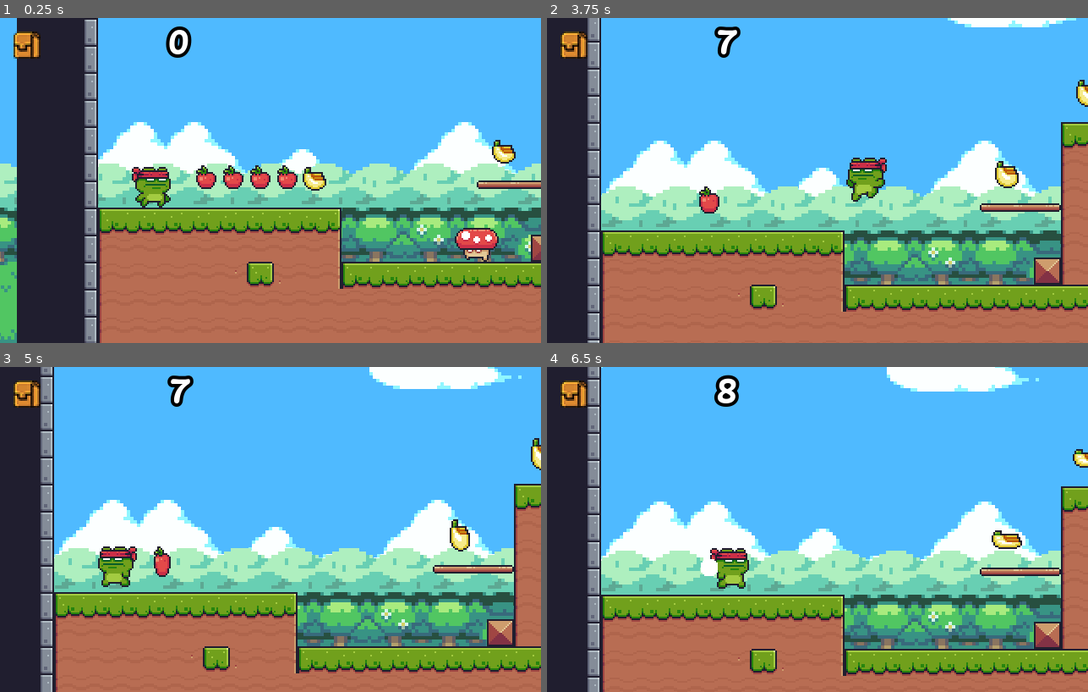
Above: before the commit, frames 1-4 (two rows, left to right).
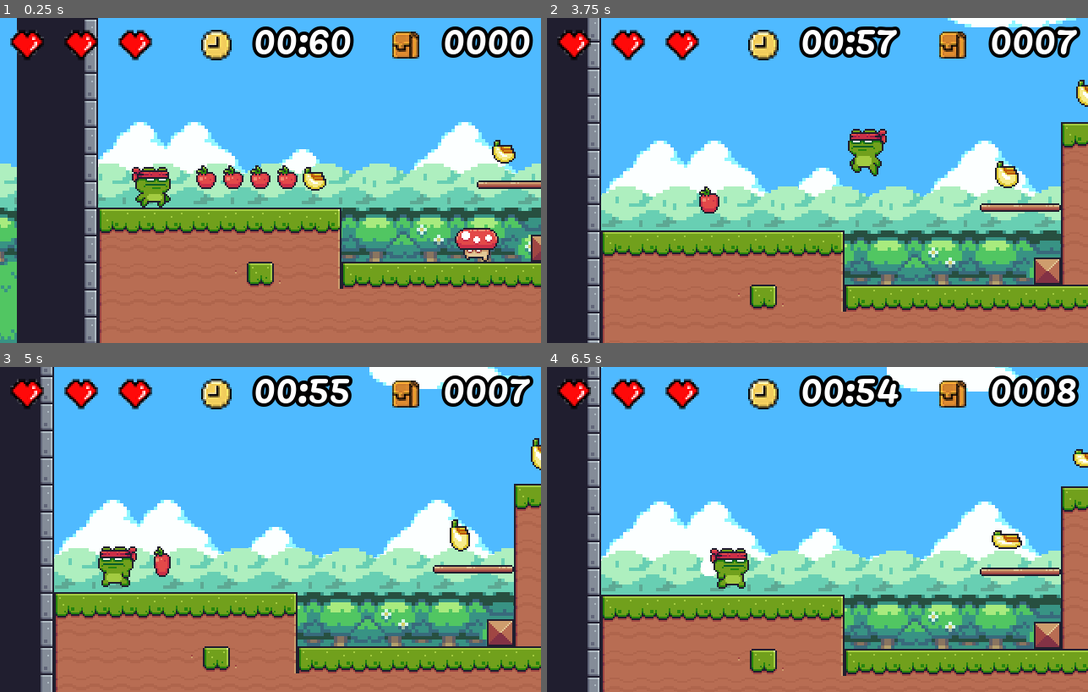
Above: after the commit, the same moments.

Repository: gs-coelho/jogo-de-plataforma-godot
Game: Godot game, scene res://Levels/Level_01.tscn
Same seed, same stepped clock (60 frames per second), same inputs: the game is played once before the commit and once after it.
Inputs:
- Up to frame 1 (0.25 s): no input
- Up to frame 2 (3.75 s): hold Right (move_right) 0.53-1.28 s; hold Space (jump) 0.53-1.28 s; hold Left (move_left) 1.28-2.03 s; tap Space (jump) at 1.35, 1.52, 1.82, 2.85, 3.02, 3.32 s; hold Space (jump) 2.03-2.78 s; hold Right (move_right) 2.03-3.53 s; hold Left (move_left) from 3.53 s (still down); hold Space (jump) from 3.53 s (still down)
- Up to frame 3 (5 s): keep holding Left (move_left); release Space (jump) at 4.28 s; tap Space (jump) at 4.35, 4.52, 4.82 s
- Up to frame 4 (6.5 s): hold Space (jump) 5.03-5.78 s; release Left (move_left) at 5.78 s; hold Right (move_right) from 5.78 s (still down); tap Space (jump) at 5.85, 6.02, 6.32 s

The runs differ from the first frame. In frame 1, 5.5% of the frame differs, in the area x 1-99%, y 2-14%; in frame 2, 6.6%, in the area x 1-99%, y 2-57%; in frame 3, 5.3%; in frame 4, 5.5%.

Commit message:
Criando mostrando as vidas e o tempo no HUD
Para isso foram utilizados conceitos já aprendidos, como a utilização do Timer, mas também conceitos novos, como a criação de um signal.

Diff:
--- a/Levels/Level_01.tscn
+++ b/Levels/Level_01.tscn
@@ -14,6 +14,7 @@
 [ext_resource path="res://Prefabs/FallingPlatform.tscn" type="PackedScene" id=12]
 [ext_resource path="res://Prefabs/MovingPlatform.tscn" type="PackedScene" id=13]
 [ext_resource path="res://Scripts/Reset_Level.gd" type="Script" id=14]
+[ext_resource path="res://Prefabs/HUD.tscn" type="PackedScene" id=15]
 
 [sub_resource type="ConvexPolygonShape2D" id=4]
 points = PoolVector2Array( 0, 0, 16, 0, 16, 16, 0, 16 )
@@ -997,11 +998,102 @@
 format = 1
 tile_data = PoolIntArray( -393219, 17, 0, -393218, 17, 0, -393217, 17, 0, -327683, 17, 0, -327682, 17, 0, -327681, 17,  …(7330 unchanged characters)…
 
+[node name="fruits" type="Node2D" parent="."]
+
+[node name="apple" parent="fruits" instance=ExtResource( 9 )]
+position = Vector2( 64, 128 )
+
+[node name="apple2" parent="fruits" instance=ExtResource( 9 )]
+position = Vector2( 80, 128 )
+
+[node name="apple3" parent="fruits" instance=ExtResource( 9 )]
+position = Vector2( 96, 128 )
+
+[node name="apple4" parent="fruits" instance=ExtResource( 9 )]
+position = Vector2( 112, 128 )
+
+[node name="apple5" parent="fruits" instance=ExtResource( 9 )]
+position = Vector2( 656, 208 )
+
+[node name="apple6" parent="fruits" instance=ExtResource( 9 )]
+position = Vector2( 688, 208 )
+
+[node name="apple7" parent="fruits" instance=ExtResource( 9 )]
+position = Vector2( 720, 208 )
+
+[node name="apple8" parent="fruits" instance=ExtResource( 9 )]
+position = Vector2( 752, 208 )
+
+[node name="apple9" parent="fruits" instance=ExtResource( 9 )]
+position = Vector2( 784, 208 )
+
+[node name="apple10" parent="fruits" instance=ExtResource( 9 )]
+position = Vector2( 816, 208 )
+
+[node name="banana" parent="fruits" instance=ExtResource( 10 )]
+position = Vector2( 128, 128 )
+
+[node name="banana6" parent="fruits" instance=ExtResource( 10 )]
+position = Vector2( 416, 176 )
+
+[node name="banana7" parent="fruits" instance=ExtResource( 10 )]
+position = Vector2( 464, 144 )
+
+[node name="banana8" parent="fruits" instance=ExtResource( 10 )]
+position = Vector2( 528, 128 )
+
+[node name="banana9" parent="fruits" instance=ExtResource( 10 )]
+position = Vector2( 560, 160 )
+
+[node name="banana2" parent="fruits" instance=ExtResource( 10 )]
+position = Vector2( 240, 112 )
+
+[node name="banana3" parent="fruits" instance=ExtResource( 10 )]
+position = Vector2( 240, 112 )
+
+[node name="banana4" parent="fruits" instance=ExtResource( 10 )]
+position = Vector2( 304, 64 )
+
+[node name="banana5" parent="fruits" instance=ExtResource( 10 )]
+position = Vector2( 288, 64 )
+
+[node name="FallingPlatforms" type="Node2D" parent="."]
+
+[node name="FallingPlatform" parent="FallingPlatforms" instance=ExtResource( 12 )]
+position = Vector2( 416, 192 )
+
+[node name="FallingPlatform2" parent="FallingPlatforms" instance=ExtResource( 12 )]
+position = Vector2( 528, 144 )
+
+[node name="FallingPlatform3" parent="FallingPlatforms" instance=ExtResource( 12 )]
+position = Vector2( 560, 176 )
+
+[node name="FallingPlatform4" parent="FallingPlatforms" instance=ExtResource( 12 )]
+position = Vector2( 464, 160 )
+
+[node name="MovingPlatforms" type="Node2D" parent="."]
+
+[node name="MovingPlatform" parent="MovingPlatforms" instance=ExtResource( 13 )]
+position = Vector2( 656, 192 )
+horizontal = false
+
+[node name="MovingPlatform2" parent="MovingPlatforms" instance=ExtResource( 13 )]
+position = Vector2( 704, 176 )
+
 [node name="Player" parent="." instance=ExtResource( 1 )]
 position = Vector2( 32, 128 )
 
 [node name="Mushroom" parent="." instance=ExtResource( 11 )]
+position = Vector2( 640, 224 )
+
+[node name="Mushroom2" parent="." instance=ExtResource( 11 )]
 position = Vector2( 240, 176 )
+
+[node name="Mushroom3" parent="." instance=ExtResource( 11 )]
+position = Vector2( 912, 224 )
+
+[node name="Mushroom4" parent="." instance=ExtResource( 11 )]
+position = Vector2( 768, 224 )
 
 [node name="ParallaxBackground" type="ParallaxBackground" parent="."]
 
@@ -1066,86 +1158,8 @@
 [node name="collision" type="CollisionShape2D" parent="fall-zone"]
 shape = SubResource( 46 )
 
-[node name="fruits" type="Node2D" parent="."]
-
-[node name="apple" parent="fruits" instance=ExtResource( 9 )]
-position = Vector2( 64, 128 )
-
-[node name="apple2" parent="fruits" instance=ExtResource( 9 )]
-position = Vector2( 80, 128 )
-
-[node name="apple3" parent="fruits" instance=ExtResource( 9 )]
-position = Vector2( 96, 128 )
-
-[node name="apple4" parent="fruits" instance=ExtResource( 9 )]
-position = Vector2( 112, 128 )
-
-[node name="apple5" parent="fruits" instance=ExtResource( 9 )]
-position = Vector2( 656, 208 )
-
-[node name="apple6" parent="fruits" instance=ExtResource( 9 )]
-position = Vector2( 688, 208 )
-
-[node name="apple7" parent="fruits" instance=ExtResource( 9 )]
-position = Vector2( 720, 208 )
-
-[node name="apple8" parent="fruits" instance=ExtResource( 9 )]
-position = Vector2( 752, 208 )
-
-[node name="apple9" parent="fruits" instance=ExtResource( 9 )]
-position = Vector2( 784, 208 )
-
-[node name="apple10" parent="fruits" instance=ExtResource( 9 )]
-position = Vector2( 816, 208 )
-
-[node name="banana" parent="fruits" instance=ExtResource( 10 )]
-position = Vector2( 128, 128 )
-
-[node name="banana6" parent="fruits" instance=ExtResource( 10 )]
-position = Vector2( 416, 176 )
-
-[node name="banana7" parent="fruits" instance=ExtResource( 10 )]
-position = Vector2( 464, 144 )
-
-[node name="banana8" parent="fruits" instance=ExtResource( 10 )]
-position = Vector2( 528, 128 )
-
-[node name="banana9" parent="fruits" instance=ExtResource( 10 )]
-position = Vector2( 560, 160 )
-
-[node name="banana2" parent="fruits" instance=ExtResource( 10 )]
-position = Vector2( 240, 112 )
-
-[node name="banana3" parent="fruits" instance=ExtResource( 10 )]
-position = Vector2( 240, 112 )
-
-[node name="banana4" parent="fruits" instance=ExtResource( 10 )]
-position = Vector2( 304, 64 )
-
-[node name="banana5" parent="fruits" instance=ExtResource( 10 )]
-position = Vector2( 288, 64 )
-
-[node name="FallingPlatforms" type="Node2D" parent="."]
-
-[node name="FallingPlatform" parent="FallingPlatforms" instance=ExtResource( 12 )]
-position = Vector2( 416, 192 )
-
-[node name="FallingPlatform2" parent="FallingPlatforms" instance=ExtResource( 12 )]
-position = Vector2( 528, 144 )
-
-[node name="FallingPlatform3" parent="FallingPlatforms" instance=ExtResource( 12 )]
-position = Vector2( 560, 176 )
-
-[node name="FallingPlatform4" parent="FallingPlatforms" instance=ExtResource( 12 )]
-position = Vector2( 464, 160 )
-
-[node name="MovingPlatforms" type="Node2D" parent="."]
-
-[node name="MovingPlatform" parent="MovingPlatforms" instance=ExtResource( 13 )]
-position = Vector2( 656, 192 )
-horizontal = false
-
-[node name="MovingPlatform2" parent="MovingPlatforms" instance=ExtResource( 13 )]
-position = Vector2( 704, 176 )
+[node name="HUD" parent="." instance=ExtResource( 15 )]
 
 [connection signal="body_entered" from="fall-zone" to="fall-zone" method="_on_fallzone_body_entered"]
+
+[editable path="HUD"]
--- a/Prefabs/HUD.tscn
+++ b/Prefabs/HUD.tscn
@@ -1,8 +1,12 @@
-[gd_scene load_steps=5 format=2]
+[gd_scene load_steps=9 format=2]
 
 [ext_resource path="res://Pacifico-Regular.ttf" type="DynamicFontData" id=1]
 [ext_resource path="res://Free/Items/Fruits/FruitsBag.png" type="Texture" id=2]
 [ext_resource path="res://Scripts/Score.gd" type="Script" id=3]
+[ext_resource path="res://Free/Main Characters/Ninja Frog/heart.png" type="Texture" id=4]
+[ext_resource path="res://Free/Main Characters/Ninja Frog/clock.png" type="Texture" id=5]
+[ext_resource path="res://Scripts/TimeCounter.gd" type="Script" id=6]
+[ext_resource path="res://Scripts/LifeHolder.gd" type="Script" id=7]
 
 [sub_resource type="DynamicFont" id=1]
 size = 24
@@ -13,15 +17,92 @@
 
 [node name="HUD" type="CanvasLayer"]
 
-[node name="Holder" type="Control" parent="."]
-margin_right = 40.0
-margin_bottom = 40.0
+[node name="HBoxContainer" type="HBoxContainer" parent="."]
+anchor_right = 1.0
+anchor_bottom = 1.0
+margin_bottom = -160.0
 __meta__ = {
 "_edit_use_anchors_": false
 }
 
-[node name="icon" type="TextureRect" parent="Holder"]
+[node name="Holder" type="Control" parent="HBoxContainer"]
+margin_right = 104.0
+margin_bottom = 32.0
+size_flags_horizontal = 3
+script = ExtResource( 7 )
+__meta__ = {
+"_edit_use_anchors_": false
+}
+
+[node name="lifes" type="TextureRect" parent="HBoxContainer/Holder"]
 margin_right = 32.0
+margin_bottom = 32.0
+texture = ExtResource( 4 )
+expand = true
+stretch_mode = 2
+__meta__ = {
+"_edit_use_anchors_": false
+}
+
+[node name="Holder2" type="Control" parent="HBoxContainer"]
+margin_left = 108.0
+margin_right = 212.0
+margin_bottom = 32.0
+size_flags_horizontal = 3
+script = ExtResource( 6 )
+__meta__ = {
+"_edit_use_anchors_": false
+}
+minutes = 1
+
+[node name="icon" type="TextureRect" parent="HBoxContainer/Holder2"]
+margin_left = 4.0
+margin_right = 36.0
+margin_bottom = 32.0
+texture = ExtResource( 5 )
+expand = true
+__meta__ = {
+"_edit_use_anchors_": false
+}
+
+[node name="minutes" type="Label" parent="HBoxContainer/Holder2"]
+margin_left = 36.0
+margin_right = 68.0
+margin_bottom = 33.0
+custom_fonts/font = SubResource( 1 )
+text = "00"
+align = 2
+valign = 1
+__meta__ = {
+"_edit_use_anchors_": false
+}
+
+[node name="seconds" type="Label" parent="HBoxContainer/Holder2"]
+margin_left = 68.0
+margin_right = 100.0
+margin_bottom = 33.0
+custom_fonts/font = SubResource( 1 )
+text = "00"
+valign = 1
+__meta__ = {
+"_edit_use_anchors_": false
+}
+
+[node name="Timer" type="Timer" parent="HBoxContainer/Holder2"]
+autostart = true
+
+[node name="Holder3" type="Control" parent="HBoxContainer"]
+margin_left = 216.0
+margin_right = 320.0
+margin_bottom = 32.0
+size_flags_horizontal = 3
+__meta__ = {
+"_edit_use_anchors_": false
+}
+
+[node name="icon" type="TextureRect" parent="HBoxContainer/Holder3"]
+margin_left = 8.0
+margin_right = 40.0
 margin_bottom = 32.0
 texture = ExtResource( 2 )
 expand = true
@@ -29,12 +110,17 @@
 "_edit_use_anchors_": false
 }
 
-[node name="score" type="Label" parent="Holder"]
-margin_left = 48.0
-margin_right = 112.0
-margin_bottom = 32.0
+[node name="score" type="Label" parent="HBoxContainer/Holder3"]
+margin_left = 40.0
+margin_right = 104.0
+margin_bottom = 33.0
 custom_fonts/font = SubResource( 1 )
 text = "00"
-align = 2
+align = 1
 valign = 1
 script = ExtResource( 3 )
+__meta__ = {
+"_edit_use_anchors_": false
+}
+
+[connection signal="timeout" from="HBoxContainer/Holder2/Timer" to="HBoxContainer/Holder2" method="_on_Timer_timeout"]
--- /dev/null
+++ b/Scripts/LifeHolder.gd
@@ -0,0 +1,6 @@
+extends Control
+
+var life_size = 32
+
+func on_change_life(player_health) -> void:
+	$lifes.rect_size.x = player_health * life_size
--- a/Scripts/Mushroom.gd
+++ b/Scripts/Mushroom.gd
@@ -44,7 +44,7 @@
 func _on_hitbox_body_entered(body: Node) -> void:
 	hitted = true
 	health -= 1
-	body.velocity.y -= 300
+	body.velocity.y = body.jump_force / 2
 	yield(get_tree().create_timer(0.2), "timeout")
 	hitted = false
 	if health < 1:
--- a/Scripts/Player.gd
+++ b/Scripts/Player.gd
@@ -6,13 +6,21 @@
 var gravity = 1200
 var jump_force = -720
 var is_grounded
-var health = 3
+
+var player_health = 3
+var max_health = 3
 var hurted = false
 
 var knockback_dir = 1
 var knockback_int = 300
 
 onready var raycasts = $raycasts
+
+signal change_life(player_health)
+
+func _ready() -> void:
+	connect("change_life", get_parent().get_node("HUD/HBoxContainer/Holder"), "on_change_life")
+	emit_signal("change_life", max_health)
 
 func _physics_process(delta: float) -> void:
 	velocity.y += gravity * delta
@@ -74,15 +82,16 @@
 	velocity = move_and_slide(velocity)
 
 func _on_hurtbox_body_entered(body: Node) -> void:
-	health -= 1
+	player_health -= 1
 
 	hurted = true
+	emit_signal("change_life", player_health)
 	knockback()
 	get_node("hurtbox/collision").set_deferred("disabled", true)
 	yield(get_tree().create_timer(0.5), "timeout")
 	get_node("hurtbox/collision").set_deferred("disabled", false)
 	hurted = false
 
-	if health < 1:
+	if player_health < 1:
 		queue_free()
 		get_tree().reload_current_scene()
--- a/Scripts/Score.gd
+++ b/Scripts/Score.gd
@@ -2,4 +2,4 @@
 
 
 func _process(delta: float) -> void:
-	text = String(Global.fruits)
+	text = String(Global.fruits).pad_zeros(4)
--- /dev/null
+++ b/Scripts/TimeCounter.gd
@@ -0,0 +1,20 @@
+extends Control
+
+export (int) var minutes = 0
+export (int) var seconds = 0
+
+func _process(delta: float) -> void:
+	if minutes > 0 and seconds <= 0:
+		minutes -= 1
+		seconds = 60
+
+	$seconds.set_text(":" + String(seconds).pad_zeros(2))
+	$minutes.set_text(String(minutes).pad_zeros(2))
+
+	if seconds <= 0:
+		$Timer.stop()
+		yield(get_tree().create_timer(1), "timeout")
+		get_tree().reload_current_scene()
+
+func _on_Timer_timeout() -> void:
+	seconds -= 1
--- a/project.godot
+++ b/project.godot
@@ -17,7 +17,6 @@
 [autoload]
 
 Global="*res://Scripts/Global.gd"
-Hud="*res://Prefabs/HUD.tscn"
 
 [display]
 
Binary file added: Free/Main Characters/Ninja Frog/clock.png
Not shown, added: Free/Main Characters/Ninja Frog/clock.png.import
Binary file added: Free/Main Characters/Ninja Frog/heart.png
Not shown, added: Free/Main Characters/Ninja Frog/heart.png.import
Not shown: 1 places in Levels/Level_01.tscn that only renumber resources
Binary file added: PressStart2P-Regular.ttf
